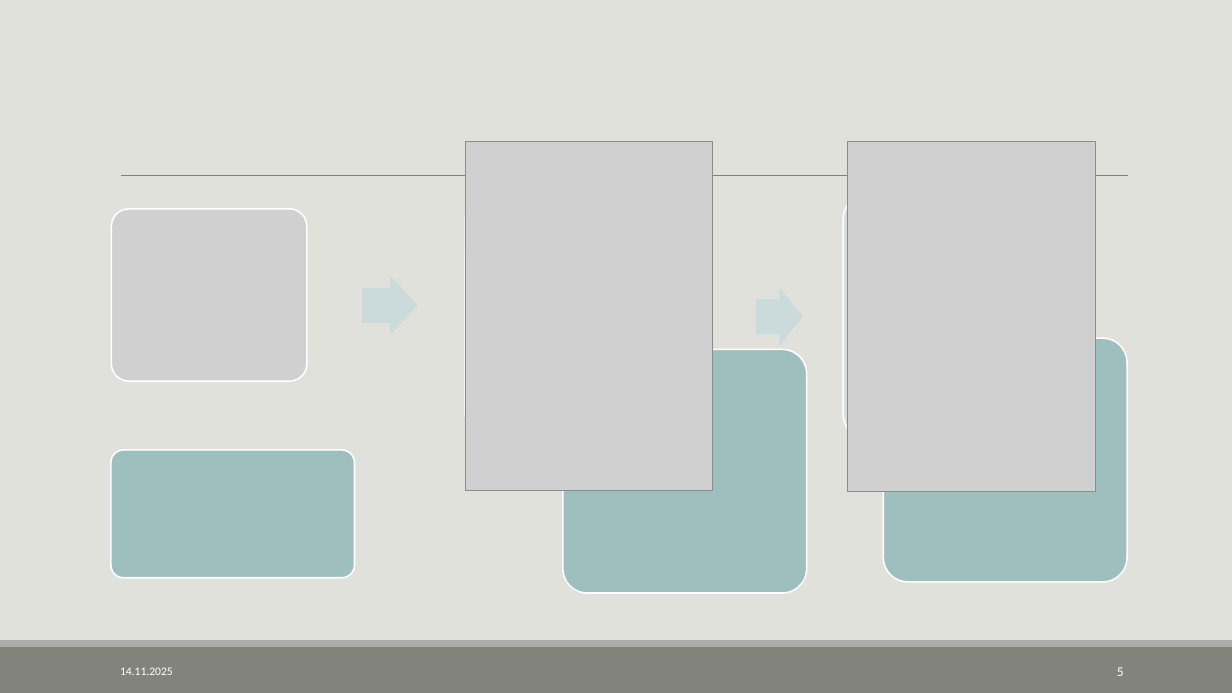
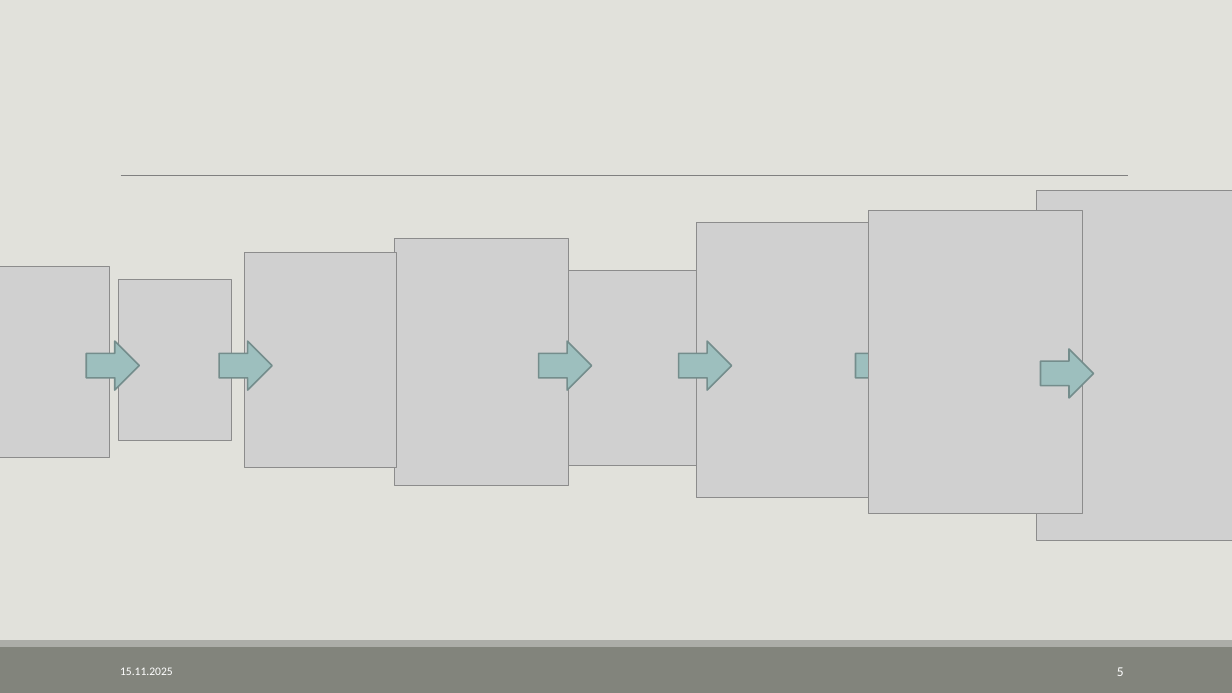
Before and after one commit to AVKazmirchuk/SearchEngine, a slide deck: slide 5 of presentation/защита.pptx. Drawn at 1232x693 pixels with LibreOffice and Linux fonts; fonts in the diff are those of the drawing; grey boxes stand for pictures. Boxes give left, top, right and bottom in pixels: in the first picture for what was removed or moved away, otherwise in the second. Text is boxed around its words. In the diff, an @@ line names an element or a change of style, - is before the commit and + after.

```diff
--- a/presentation/защита.pptx
+++ b/presentation/защита.pptx
@@ picture: place and size @@
-picture at [848,141,1095,492]
+picture at [1037,190,1232,541]
@@ picture added at [395,238,569,485] @@
@@ picture added at [697,223,891,497] @@
@@ picture added at [869,211,1083,514] @@
@@ picture added at [0,266,110,457] @@
@@ picture added at [245,252,397,468] @@
@@ picture added at [118,280,232,440] @@
@@ picture: place and size @@
-picture at [466,141,714,491]
+picture at [564,271,702,467]
@@ right arrow added at [86,341,139,390], fill #9DBFBE, outline #748D8D 1.25 pt @@
@@ right arrow added at [219,341,272,390], fill #9DBFBE, outline #748D8D 1.25 pt @@
@@ right arrow: place and size @@
-right arrow at [362,276,418,335]
+right arrow at [374,343,427,392]
@@ right arrow at [374,343,427,392]: fill #CCDCDB to #9DBFBE; outline none to #748D8D 1.25 pt; proportions changed @@
@@ right arrow added at [539,341,592,390], fill #9DBFBE, outline #748D8D 1.25 pt @@
@@ right arrow at [678,341,731,390]: fill #CCDCDB to #9DBFBE; outline none to #748D8D 1.25 pt; proportions changed @@
@@ right arrow: place and size @@
-right arrow at [756,287,803,346]
+right arrow at [678,341,731,390]
@@ right arrow added at [856,341,909,390], fill #9DBFBE, outline #748D8D 1.25 pt @@
@@ group removed at [111,195,1128,593]: 5 rounded rectangles, 1 picture @@
@@ right arrow added at [1041,349,1093,398], fill #9DBFBE, outline #748D8D 1.25 pt @@
@@ text at [120,667,173,675]: text changed @@
-14.11.2025
+15.11.2025
```
Also in this commit, not shown: 14 other slides changed, 3 slides added, 13 other files.
